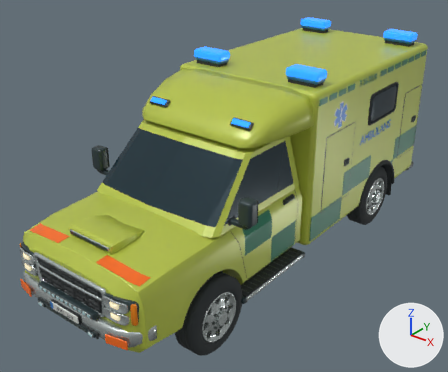
Two versions of the Blender file source_blender/Ambulans_9310.blend, one commit apart.
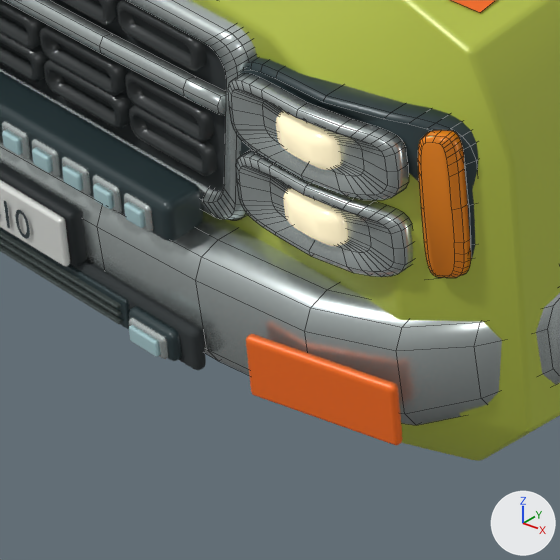
The first picture shows the older version from a camera (50 mm lens) standing at (4.63, -6.4, 4.81) and looking at (-0.19, -0.37, 1.08). The close-ups show the older and then the newer version on the part from 15% to 34% of the width and 77% to 99% of the height of that picture. Only the edits that show in the close-ups are written down. Every picture has the same lights, and +X, +Y and +Z are marked at lower right. The close-ups show mesh edges as thin lines.

Names of what the first close-up shows: 'Front amber indicator.001', 'Huv och dörrplåt', 'Kylarmaskering', 'Kylarnätets skugga', 'LED-rampens hus', 'Orange stötfångarreflex.001', 'Pressad kromstötfångare', 'Registreringsskylt fram', 'Skiktad reflektor.002', 'Skiktad reflektor.003', 'Strålkastarhus.001', 'Välvd kromribba' and 31 more.
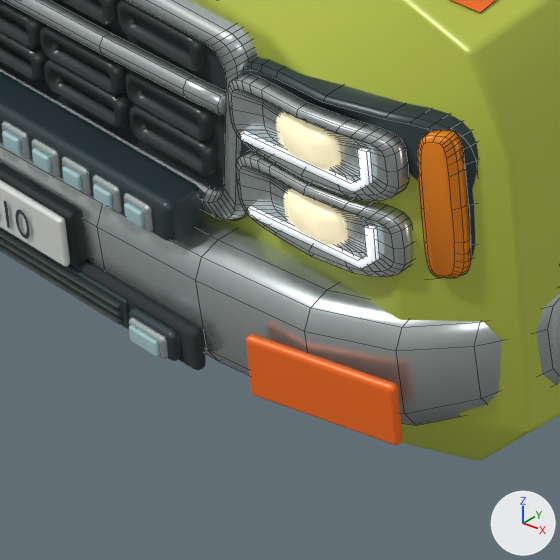
Changed parts and their boxes (x1, y1, x2, y2) in the close-ups (560 x 560 px):
'Vinklat varselljus.003', added: after (240, 130, 373, 193)
'Vinklat varselljus.002', added: after (248, 206, 380, 269)

The change, as a diff of the scene's bpy script:
```diff
--- a/source_blender/Ambulans_9310.blend.py
+++ b/source_blender/Ambulans_9310.blend.py
@@ mat_varselljusets_vita_diffusor @@
+mat_varselljusets_vita_diffusor = principled_material('Varselljusets vita diffusor')
+mat_varselljusets_vita_diffusor.base_color = (0.84, 0.91, 0.96)  # white #ecf5fa
+mat_varselljusets_vita_diffusor.metallic = 0.04
+mat_varselljusets_vita_diffusor.roughness = 0.25
+mat_varselljusets_vita_diffusor.emission_color = (0.84, 0.91, 0.96)  # white #ecf5fa
+mat_varselljusets_vita_diffusor.emission_strength = 0.55
@@ me_vinklat_varselljus_003 @@
+me_vinklat_varselljus_003.from_pydata([(0.583, -3.224, 1.087), (0.804, -3.205, 1.087), (0.827, -3.196, 1.107), (0.827, -3.196, 1.164), (0.813, -3.202, 1.164), (0.813, -3.202, 1.112), (0.799, -3.207, 1.101), (0.583, -3.224, 1.101), (0.583, -3.231, 1.087), (0.804, -3.212, 1.087), (0.827, -3.203, 1.107), (0.827, -3.203, 1.164), (0.813, -3.209, 1.164), (0.813, -3.209, 1.112), (0.799, -3.214, 1.101), (0.583, -3.231, 1.101)], [], [(0, 1, 9, 8), (1, 2, 10, 9), (2, 3, 11, 10), (3, 4, 12, 11), (4, 5, 13, 12), (5, 6, 14, 13), (6, 7, 15, 14), (7, 0, 8, 15), (7, 6, 5, 4, 3, 2, 1, 0), (8, 9, 10, 11, 12, 13, 14, 15)])
+me_vinklat_varselljus_003.polygons.foreach_set('use_smooth', [True] * 10)
+me_vinklat_varselljus_003.materials.append(mat_varselljusets_vita_diffusor)  # white #ecf5fa, glowing white #ecf5fa
@@ me_vinklat_varselljus_002 @@
+me_vinklat_varselljus_002.from_pydata([(0.583, -3.224, 0.951), (0.804, -3.205, 0.951), (0.827, -3.196, 0.971), (0.827, -3.196, 1.028), (0.813, -3.202, 1.028), (0.813, -3.202, 0.976), (0.799, -3.207, 0.965), (0.583, -3.224, 0.965), (0.583, -3.231, 0.951), (0.804, -3.212, 0.951), (0.827, -3.203, 0.971), (0.827, -3.203, 1.028), (0.813, -3.209, 1.028), (0.813, -3.209, 0.976), (0.799, -3.214, 0.965), (0.583, -3.231, 0.965)], [], [(0, 1, 9, 8), (1, 2, 10, 9), (2, 3, 11, 10), (3, 4, 12, 11), (4, 5, 13, 12), (5, 6, 14, 13), (6, 7, 15, 14), (7, 0, 8, 15), (7, 6, 5, 4, 3, 2, 1, 0), (8, 9, 10, 11, 12, 13, 14, 15)])
+me_vinklat_varselljus_002.polygons.foreach_set('use_smooth', [True] * 10)
+me_vinklat_varselljus_002.materials.append(mat_varselljusets_vita_diffusor)  # white #ecf5fa, glowing white #ecf5fa
@@ ob_vinklat_varselljus_003 @@
+ob_vinklat_varselljus_003 = bpy.data.objects.new('Vinklat varselljus.003', me_vinklat_varselljus_003)
+ob_vinklat_varselljus_003.parent = ob_ambulans___pickup_9310
+ob_vinklat_varselljus_003.location = (0.0, 0.0, 0.0)
@@ ob_vinklat_varselljus_002 @@
+ob_vinklat_varselljus_002 = bpy.data.objects.new('Vinklat varselljus.002', me_vinklat_varselljus_002)
+ob_vinklat_varselljus_002.parent = ob_ambulans___pickup_9310
+ob_vinklat_varselljus_002.location = (0.0, 0.0, 0.0)
```
